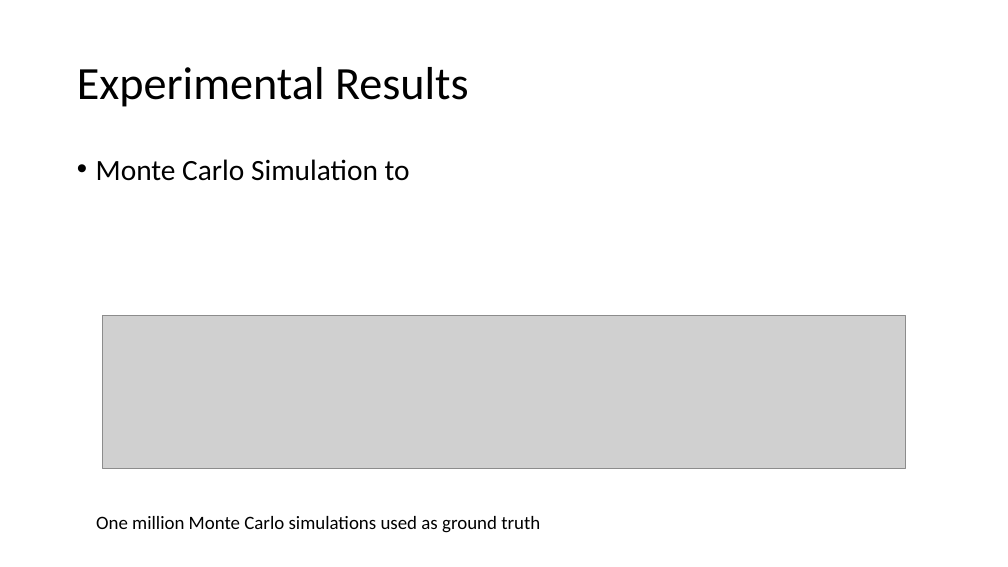
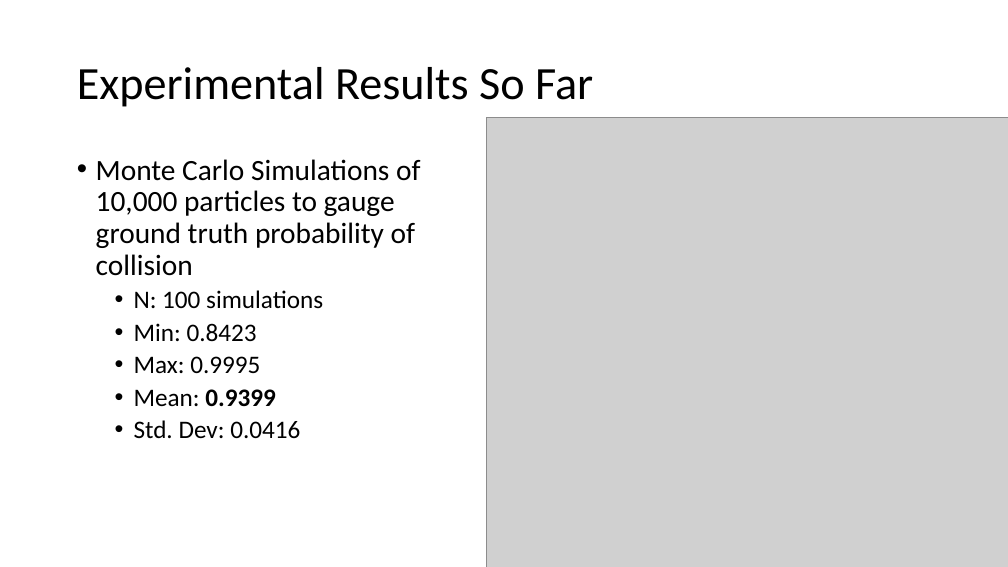
Before and after one commit to ajaayc/Probability-of-Collision-for-Safe-Planning, a slide deck: slide 26 of presentation_4.16.18/presentation_4.16.pptx (slide 19 before the commit). Drawn at 1008x567 pixels with LibreOffice and Linux fonts; fonts in the diff are those of the drawing; grey boxes stand for pictures. Boxes give left, top, right and bottom in pixels: in the first picture for what was removed or moved away, otherwise in the second. Text is boxed around its words. In the diff, an @@ line names an element or a change of style, - is before the commit and + after.

```diff
--- a/presentation_4.16.18/presentation_4.16.pptx
+++ b/presentation_4.16.18/presentation_4.16.pptx
@@ title at (77, 67, 593, 107): text changed @@
-Experimental Results
+Experimental Results So Far
@@ picture added at (486, 118, 1008, 567) @@
@@ text at (96, 159, 420, 438): text changed @@
-• Monte Carlo Simulation to
+• Monte Carlo Simulations of 10,000 particles to gauge ground truth probability of collision
+  • N: 100 simulations
+  • Min: 0.8423
+  • Max: 0.9995
+  • Mean: 0.9399
+  • Std. Dev: 0.0416
@@ picture removed at (102, 315, 906, 469) @@
@@ text removed at (96, 516, 540, 533) @@
-One million Monte Carlo simulations used as ground truth
```
Also in this commit, not shown: 12 other slides changed, 9 slides added, 42 slides removed, 5 other files.
